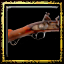
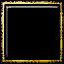
Revision of a layered (64, 64) image; what changed, layer by layer:
added layer "shading" (80%) above "highlighting" over bbox(5, 4, 60, 60)
added layer "highlighting" (lighten) above "hc_improved_warship" over bbox(8, 8, 58, 57)
hid "fowling_piece", painted on it over bbox(8, 12, 59, 46)
added layer "background" above "border" over bbox(5, 4, 60, 60)
renamed "tech_template" to "border", painted on it over bbox(5, 4, 60, 60)
